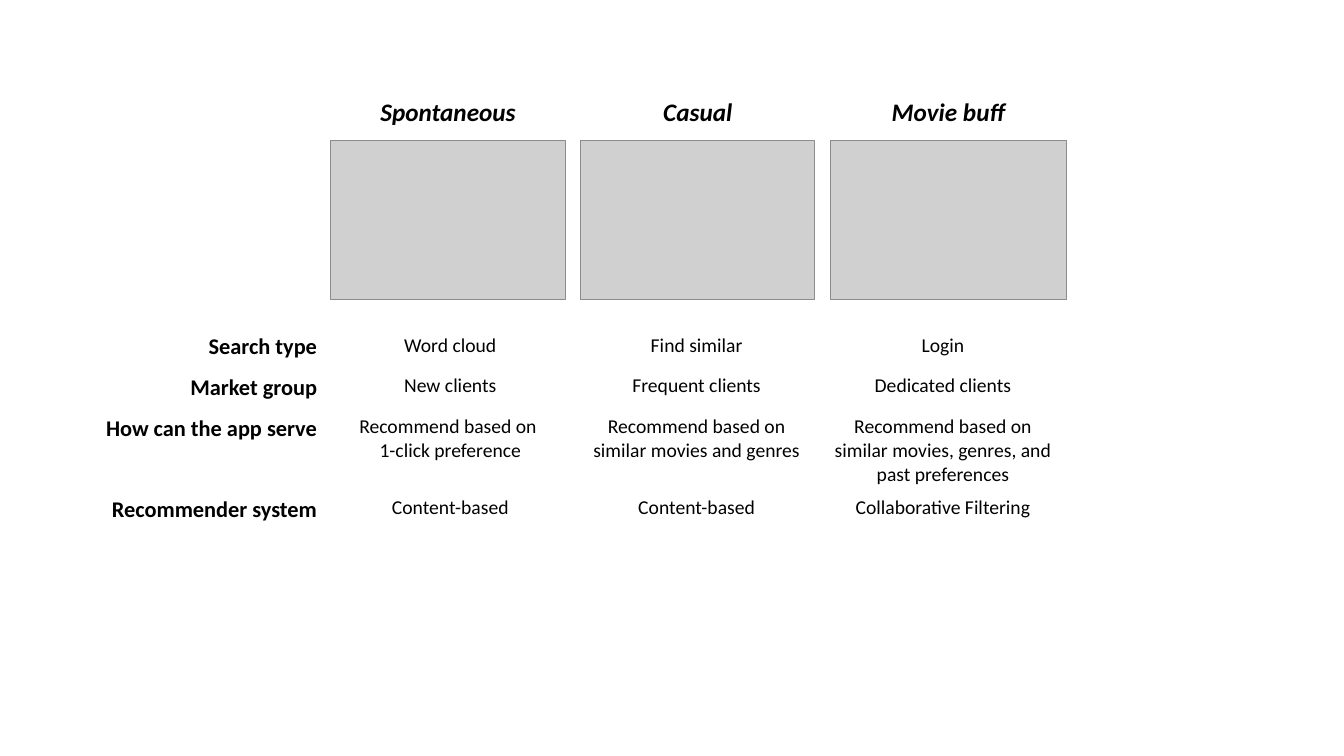
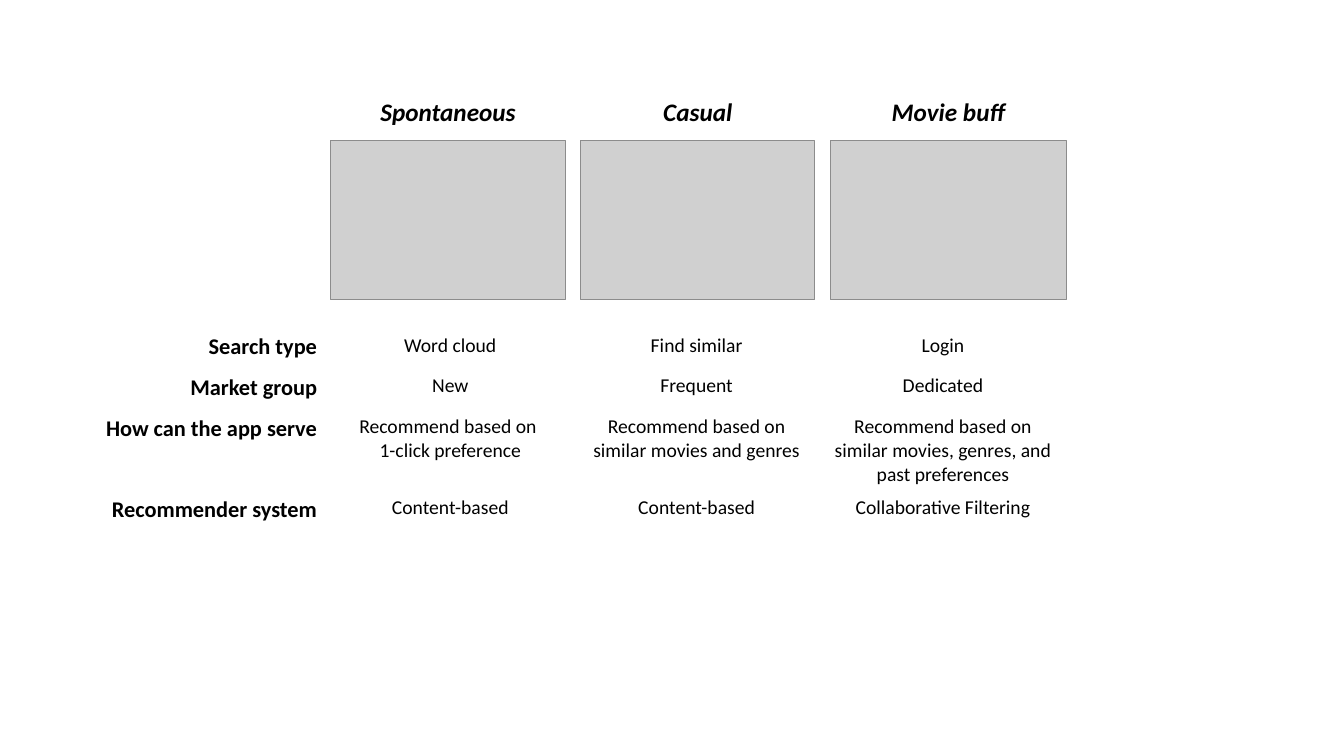
Before and after one commit to himanshu20792/moviebuddy, a slide deck: slide 1 of meta_data/development.pptm. Drawn at 1344x756 pixels with LibreOffice and Linux fonts; fonts in the diff are those of the drawing; grey boxes stand for pictures. Boxes give left, top, right and bottom in pixels: in the first picture for what was removed or moved away, otherwise in the second. Text is boxed around its words. In the diff, an @@ line names an element or a change of style, - is before the commit and + after.

```diff
--- a/meta_data/development.pptm
+++ b/meta_data/development.pptm
@@ table at box(81, 329, 1065, 548) @@
-row 2: Market group | New clients | Frequent clients | Dedicated clients
+row 2: Market group | New | Frequent | Dedicated
```
Also in this commit, not shown: 1 other file.
